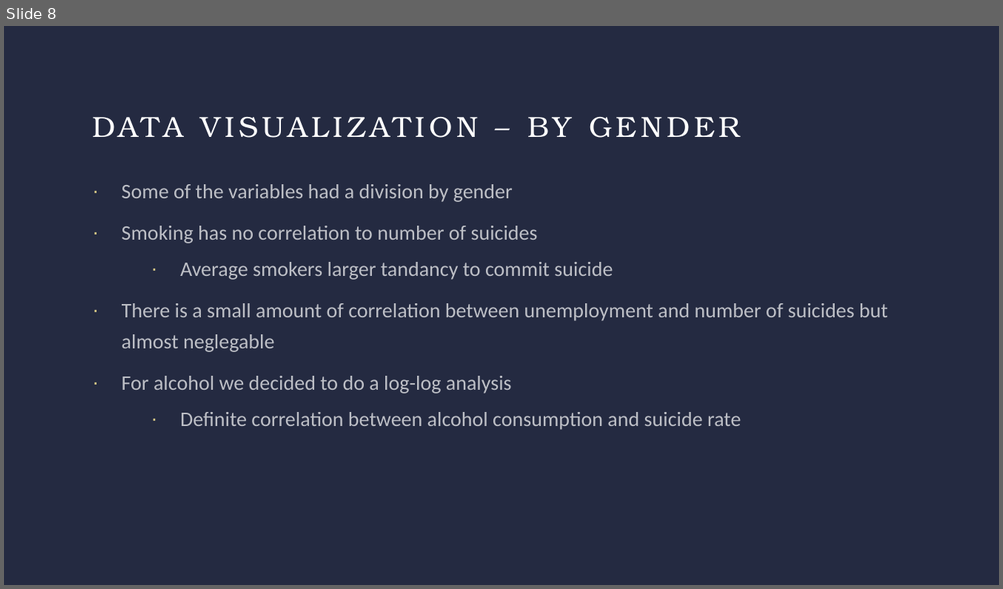
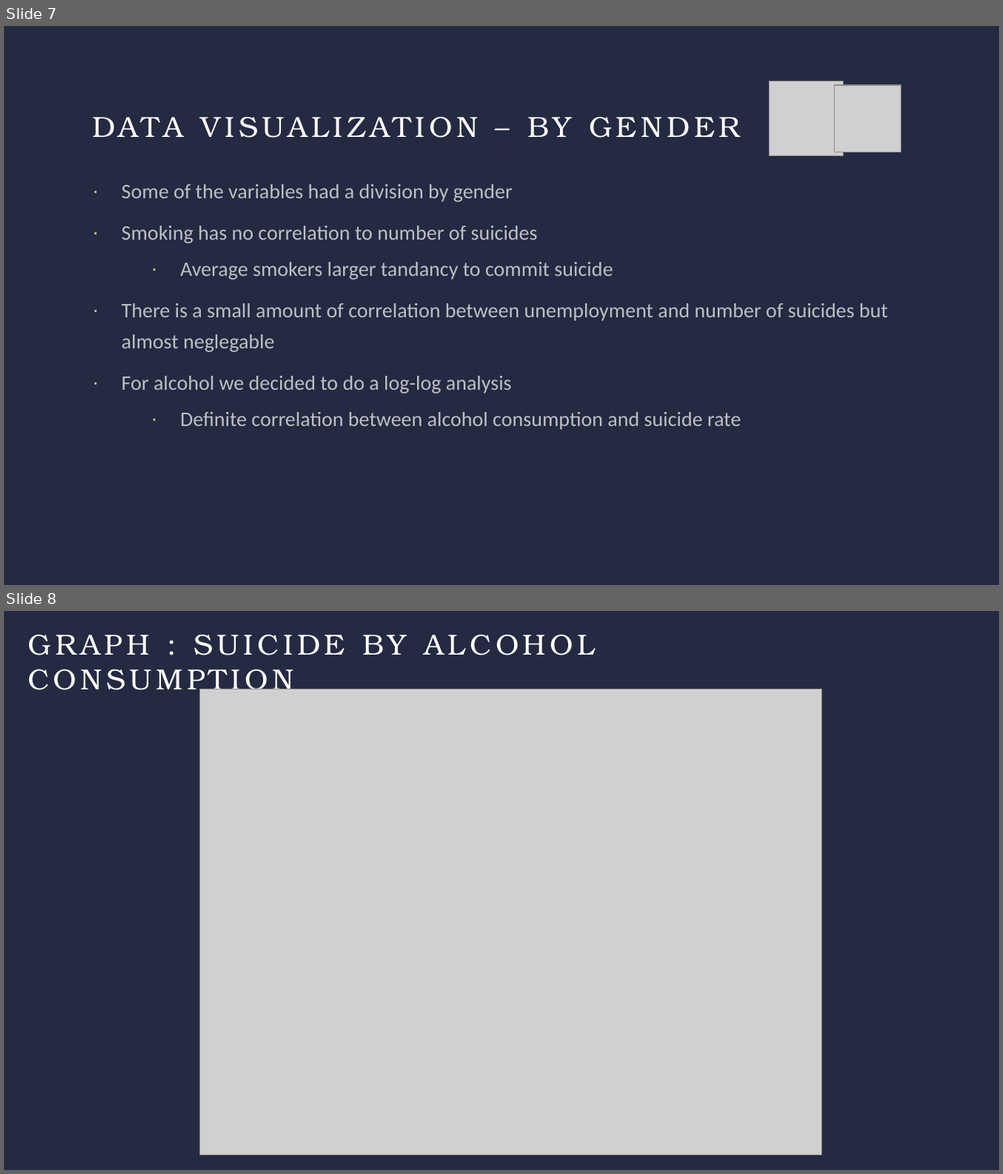
Before and after one commit to dgulacsy/DE2_Term_Project, a slide deck: DE2_Term_Presentation.pptx. Shown one above the other, each under a label of ours: slide 8 before the commit, slides 7 and 8 after it. The pictures are 1003x589 and 1003x1174 pixels, drawn with LibreOffice and Linux fonts; fonts in the diff are those of the drawing; grey boxes stand for pictures. Boxes give left, top, right and bottom in pixels: in the first picture for what was removed or moved away, otherwise in the second. Text is boxed around its words. In the diff, an @@ line names an element or a change of style, - is before the commit and + after.

```diff
--- a/DE2_Term_Presentation.pptx
+++ b/DE2_Term_Presentation.pptx
@@ slide 8 added at box(4, 611, 999, 1170), background #242A41 @@
@@ title added at box(28, 635, 595, 697), 28 pt, text #FFFFFF @@
+GRAPH : SUICIDE BY ALCOHOL CONSUMPTION
@@ picture added at box(199, 689, 821, 1156) @@
@@ what was slide 8 is now slide 7 @@
@@ slide 7 changed as well @@
@@ picture added at box(768, 82, 843, 156) @@
@@ picture added at box(834, 85, 902, 152) @@
```
Also in this commit, not shown: 7 other slides changed, 2 other slides added.
